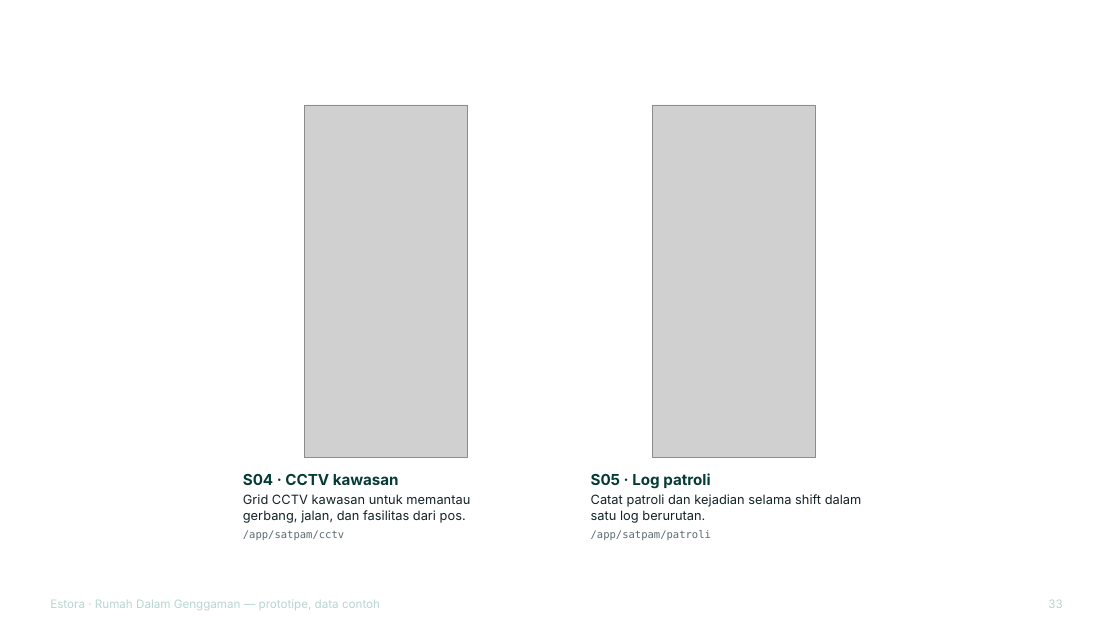
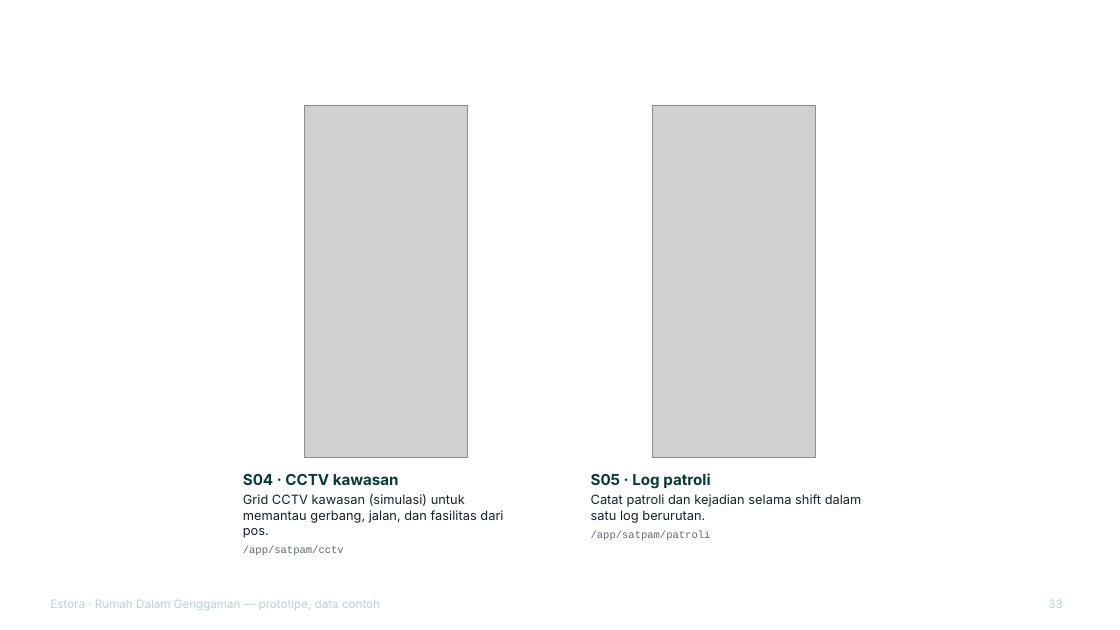
Before and after one commit to pandeyoga/dadada, a slide deck: slide 33 of reports/Estora pitch deck + lampiran prototipe.pptx. Drawn at 1120x630 pixels with LibreOffice and Linux fonts; fonts in the diff are those of the drawing; grey boxes stand for pictures; background and template pictures are left out. Boxes give left, top, right and bottom in pixels: in the first picture for what was removed or moved away, otherwise in the second. Text is boxed around its words. In the diff, an @@ line names an element or a change of style, - is before the commit and + after.

```diff
--- a/reports/Estora pitch deck + lampiran prototipe.pptx
+++ b/reports/Estora pitch deck + lampiran prototipe.pptx
@@ text at bbox=[243, 494, 503, 538]: text changed @@
-Grid CCTV kawasan untuk memantau gerbang, jalan, dan fasilitas dari pos.
+Grid CCTV kawasan (simulasi) untuk memantau gerbang, jalan, dan fasilitas dari pos.
@@ text at bbox=[591, 530, 711, 540]: font DejaVu Sans Mono to Courier New in "/app/satpam/patroli" @@
@@ text at bbox=[243, 546, 344, 555]: font DejaVu Sans Mono to Courier New in "/app/satpam/cctv" @@
```
Also in this commit, not shown: 32 other slides changed, 3 other files.
